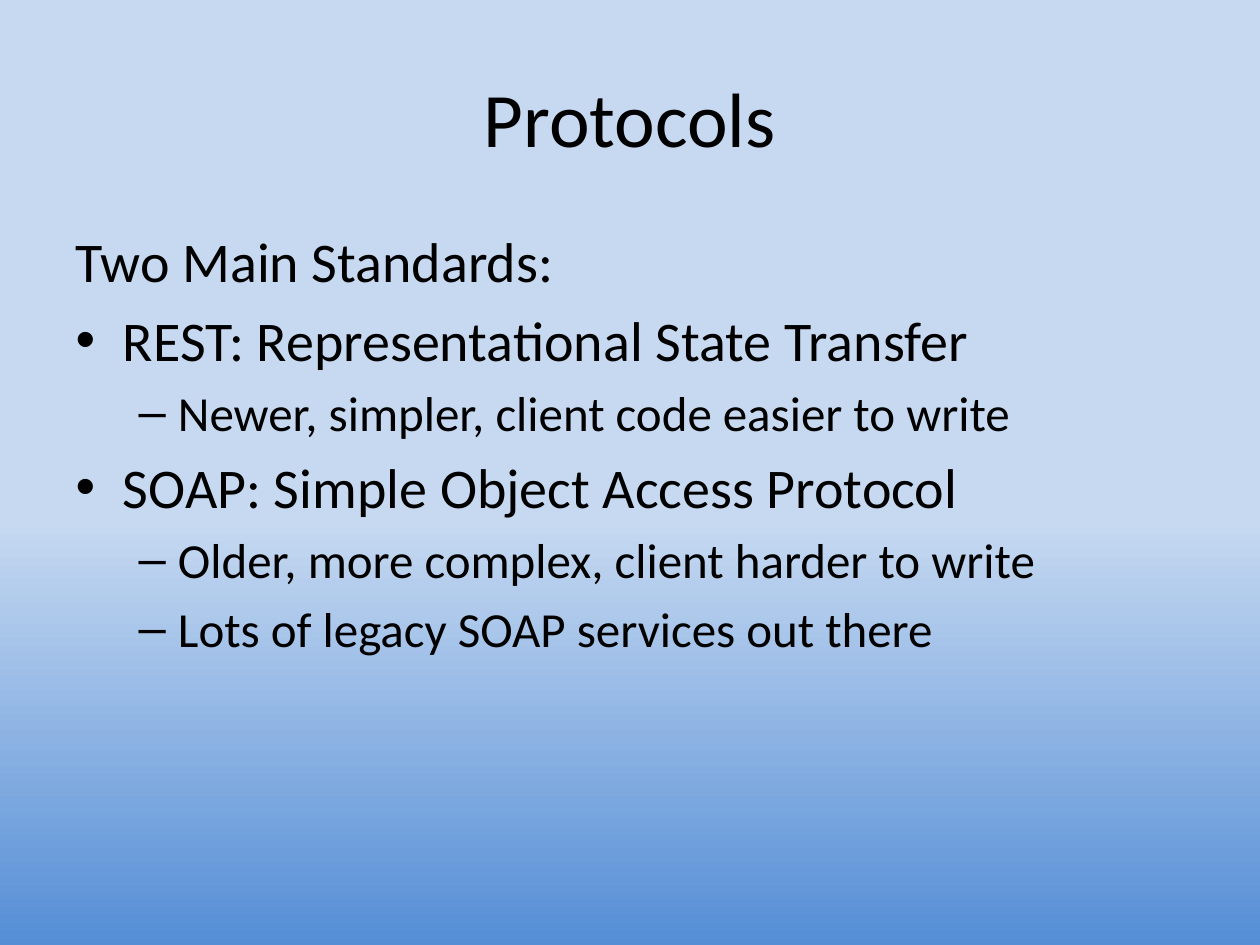
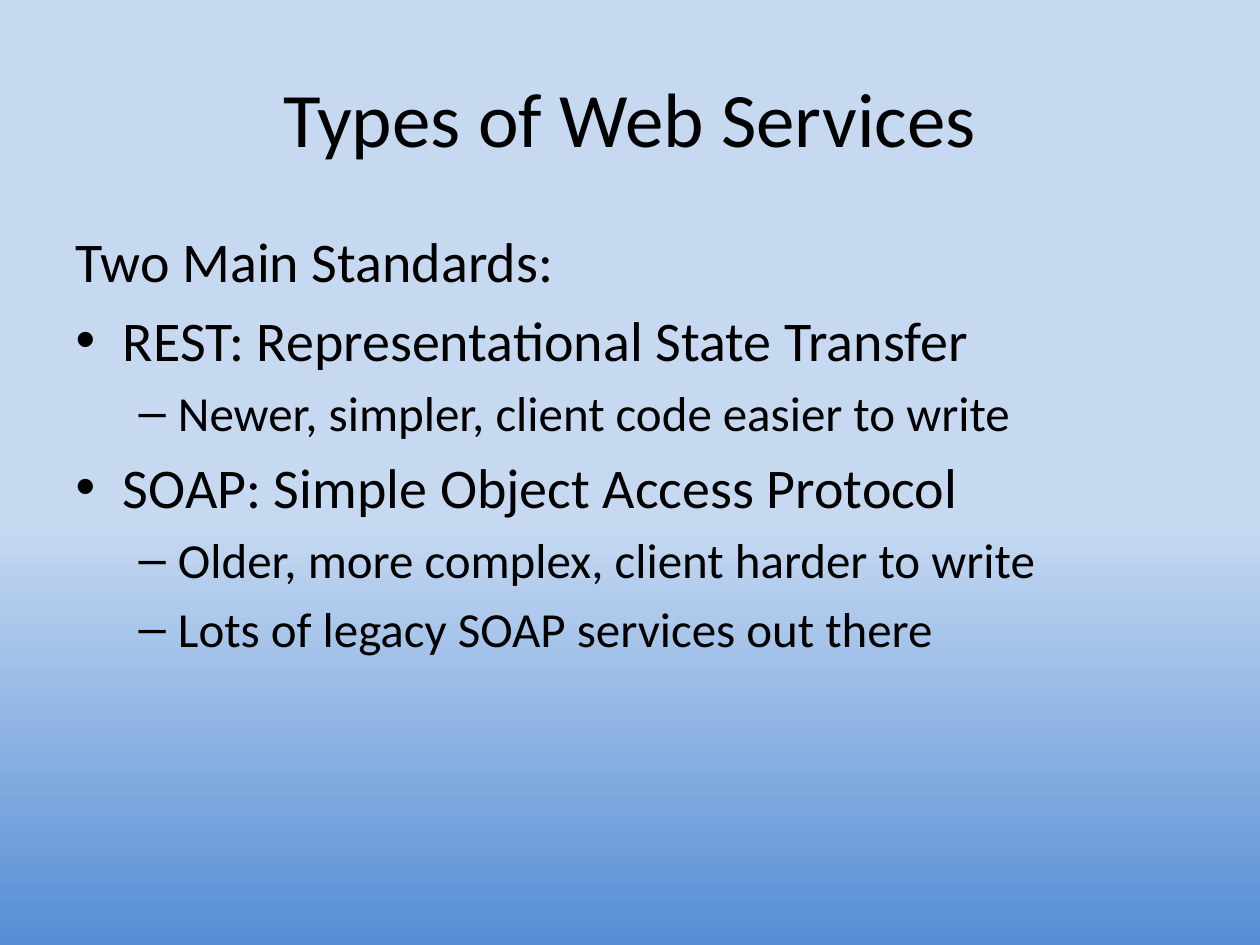
Before and after one commit to UO-CIS/CIS399Android-CourseMaterials, a slide deck: slide 6 of NotesAndSlides/CIS399Wk4Day1-WebServices+kSOAP.pptx. Drawn at 1260x945 pixels with LibreOffice and Linux fonts; fonts in the diff are those of the drawing. Boxes give left, top, right and bottom in pixels: in the first picture for what was removed or moved away, otherwise in the second. Text is boxed around its words. In the diff, an @@ line names an element or a change of style, - is before the commit and + after.

Commit message:
New slides
New version of Web Services PPT that covers REST instead of SOAP

```diff
--- a/NotesAndSlides/CIS399Wk4Day1-WebServices+kSOAP.pptx
+++ b/NotesAndSlides/CIS399Wk4Day1-WebServices+kSOAP.pptx
@@ title at (x1=283, y1=93, x2=975, y2=160): text changed @@
-Protocols
+Types of Web Services
```
Also in this commit, not shown: 2 slides removed, 5 other files.
